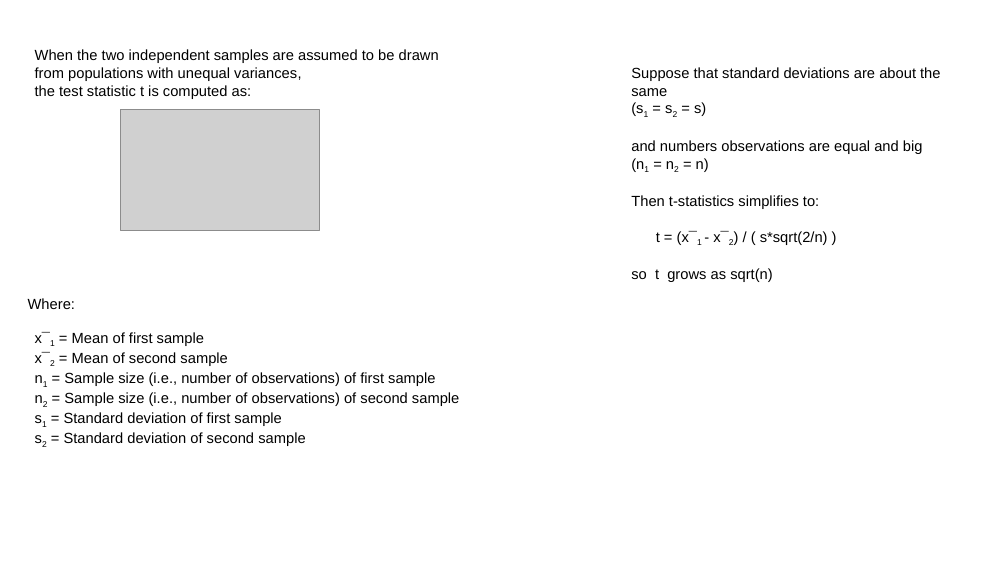
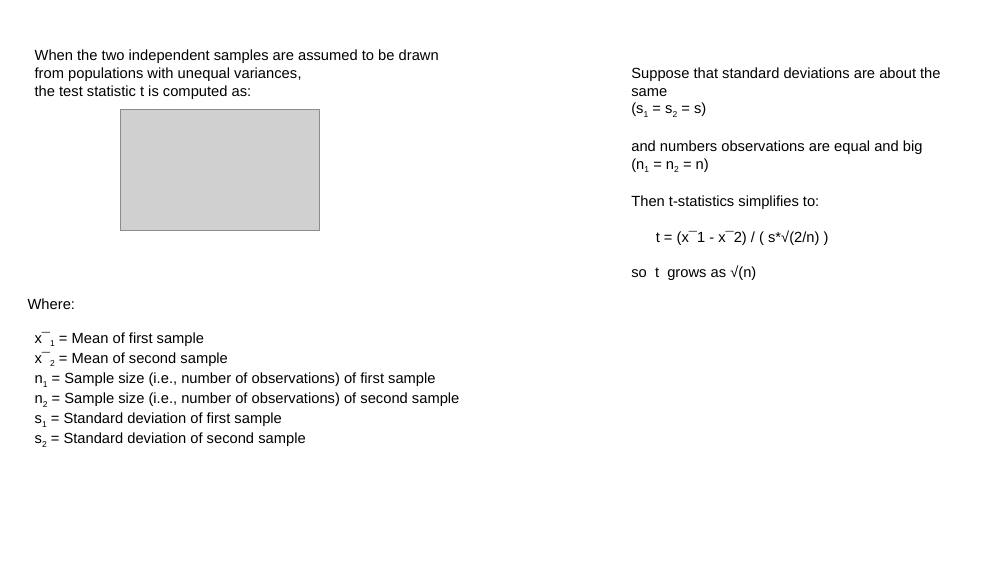
Before and after one commit to lselector/ml_ai_doc, a slide deck: slide 6 of statistics_07_t_distribution.pptx. Drawn at 1008x567 pixels with LibreOffice and Linux fonts; fonts in the diff are those of the drawing; grey boxes stand for pictures. Boxes give left, top, right and bottom in pixels: in the first picture for what was removed or moved away, otherwise in the second. Text is boxed around its words. In the diff, an @@ line names an element or a change of style, - is before the commit and + after.

```diff
--- a/statistics_07_t_distribution.pptx
+++ b/statistics_07_t_distribution.pptx
@@ text at [631,230,819,280]: text changed @@
-t = (x¯1 - x¯2) / ( s*sqrt(2/n) )
-so t grows as sqrt(n)
+t = (x¯1 - x¯2) / ( s*√(2/n) )
+so t grows as √(n)
```
Also in this commit, not shown: 2 other slides changed.
